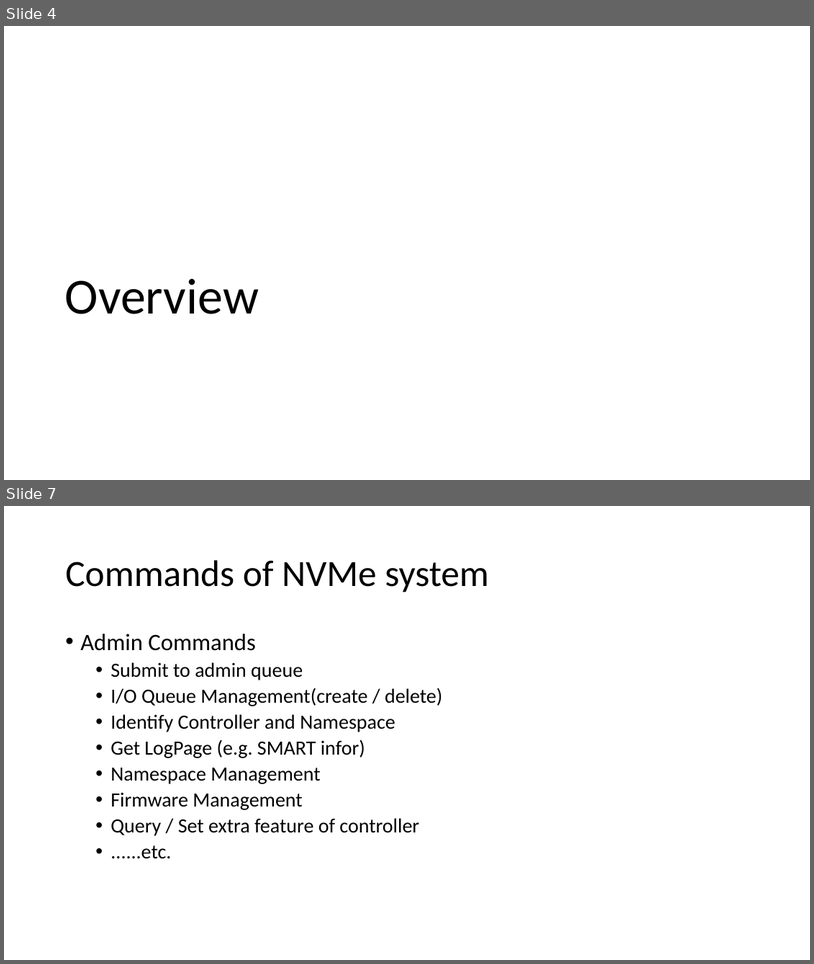
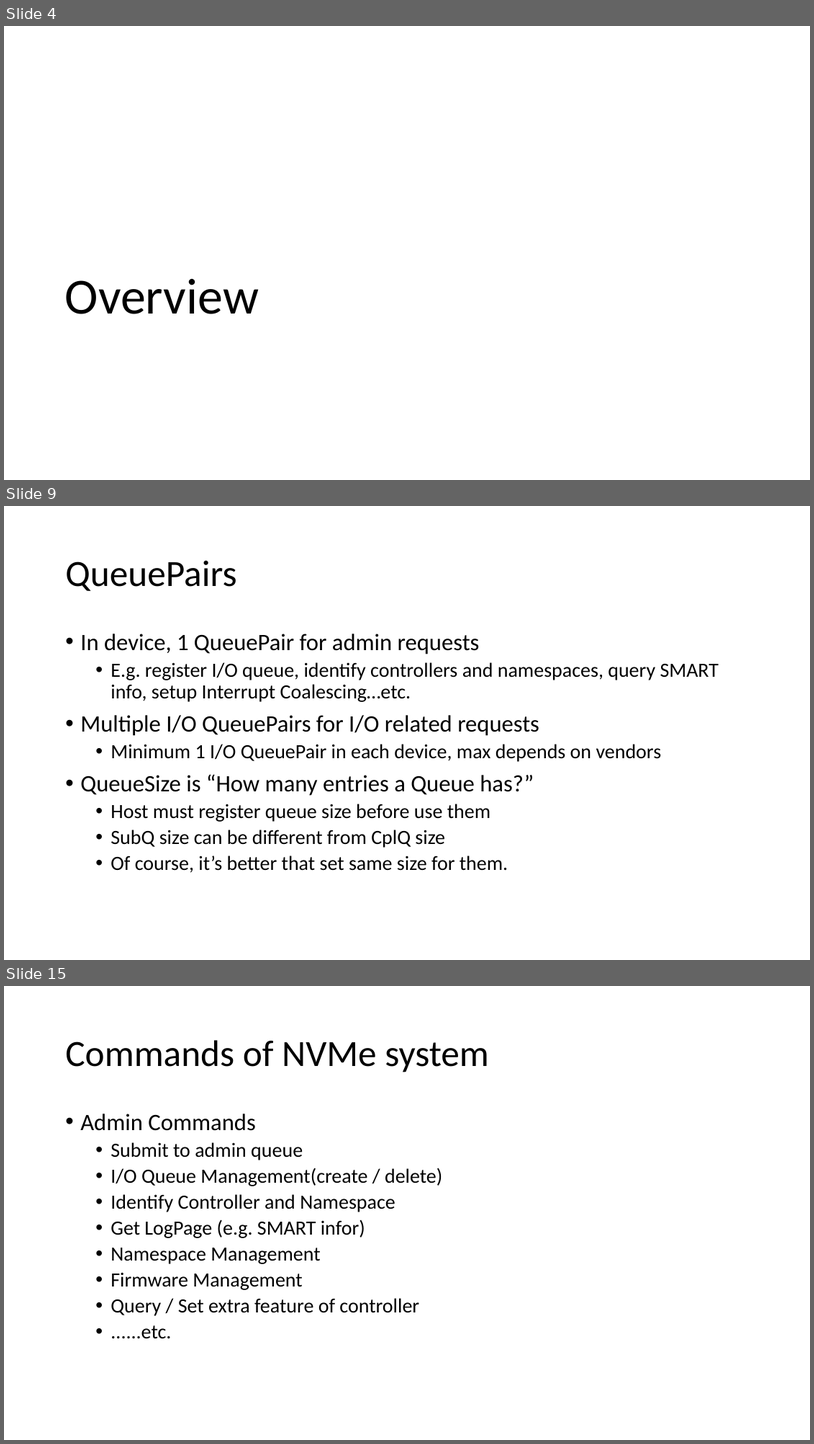
Before and after one commit to smokingpc/glendronach, a slide deck: doc/SPCNVMe_Introduction_and_Design.pptx. Shown one above the other, each under a label of ours: slides 4 and 7 before the commit, slides 4, 9 and 15 after it; the slides between them are not shown. The pictures are 814x964 and 814x1444 pixels, drawn with LibreOffice and Linux fonts; fonts in the diff are those of the drawing. Boxes give left, top, right and bottom in pixels: in the first picture for what was removed or moved away, otherwise in the second. Text is boxed around its words. In the diff, an @@ line names an element or a change of style, - is before the commit and + after.

```diff
--- a/doc/SPCNVMe_Introduction_and_Design.pptx
+++ b/doc/SPCNVMe_Introduction_and_Design.pptx
@@ slide 9 added at bbox=[4, 506, 810, 960], background #FFFFFF @@
@@ title added at bbox=[65, 560, 237, 591], 44 pt, text #000000 @@
+QueuePairs
@@ text added at bbox=[80, 633, 720, 872], 24 pt, text #000000 @@
+• In device, 1 QueuePair for admin requests
+  • E.g. register I/O queue, identify controllers and namespaces, query SMART info, setup Interrupt Coalescing…etc.
+• Multiple I/O QueuePairs for I/O related requests
+  • Minimum 1 I/O QueuePair in each device, max depends on vendors
+• QueueSize is “How many entries a Queue has?”
+  • Host must register queue size before use them
+  • SubQ size can be different from CplQ size
+  • Of course, it’s better that set same size for them.
@@ what was slide 7 is now slide 15 @@
```
Also in this commit, not shown: 4 slides changed, 17 other slides added, 1 slide removed, 1 other file.
